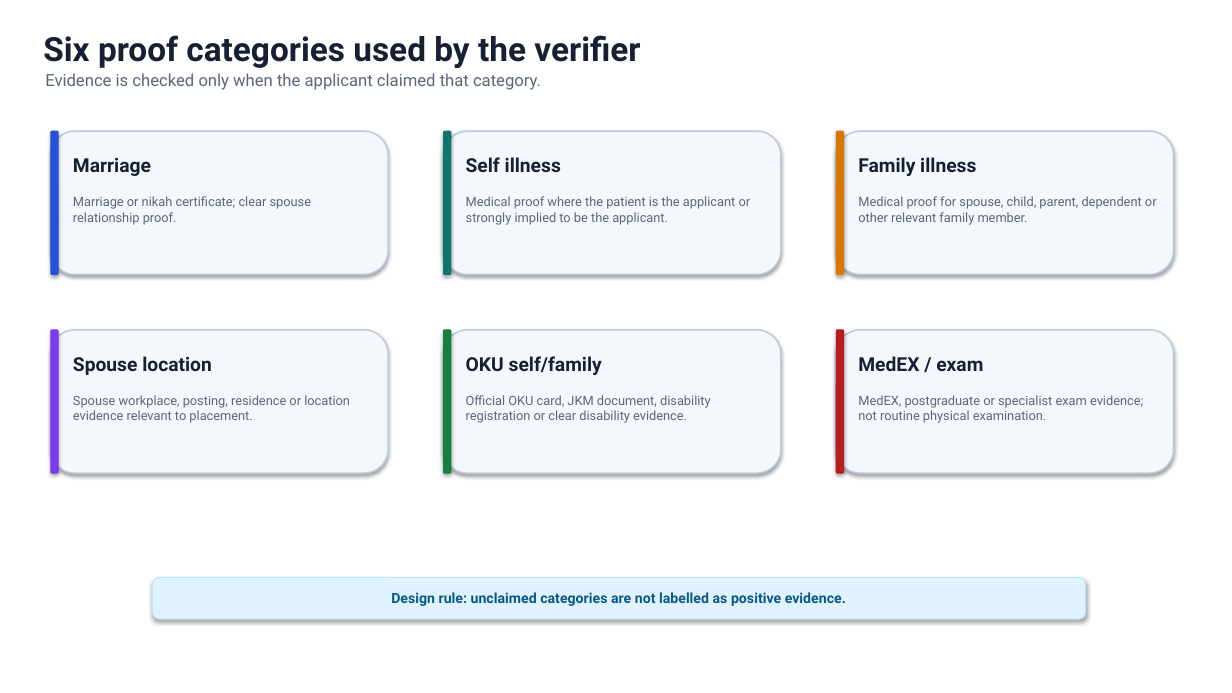
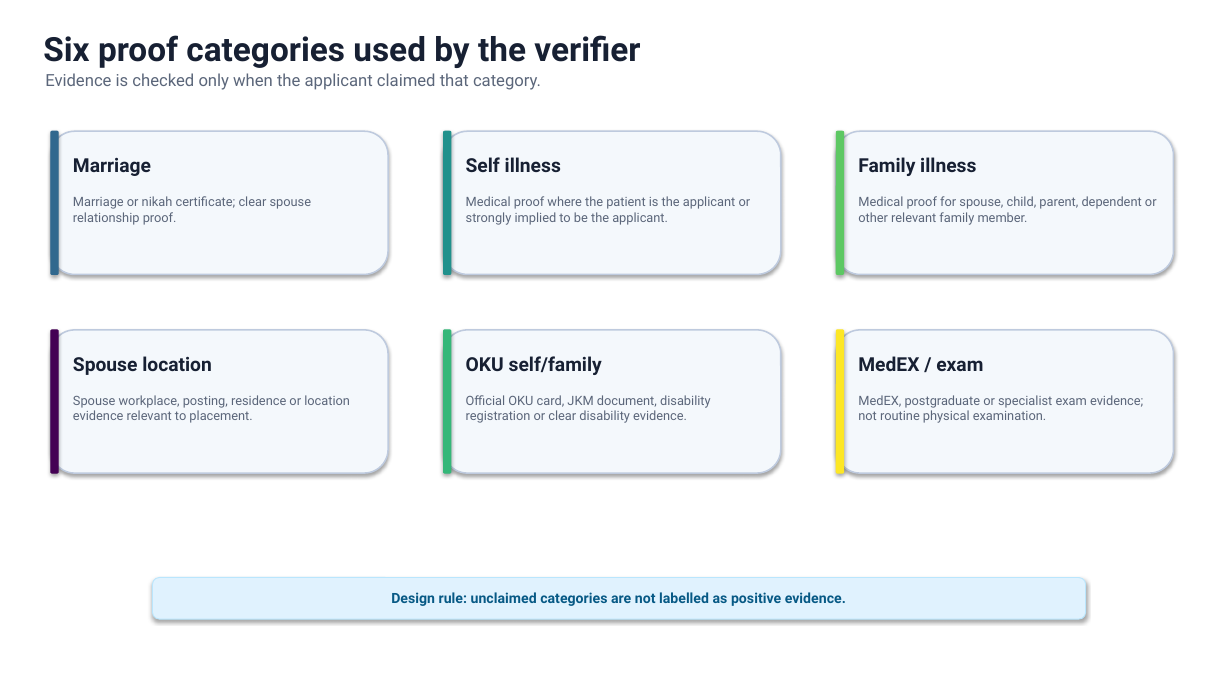
Before and after one commit to datateamdigitalhealthdivision/eplacement-kyc-verifier, a slide deck: slide 2 of manuscripts/eplacement_kyc_v4_1_validation/editable_figures_1_4.pptx. Drawn at 1232x693 pixels with LibreOffice and Linux fonts; fonts in the diff are those of the drawing. Boxes give left, top, right and bottom in pixels: in the first picture for what was removed or moved away, otherwise in the second. Text is boxed around its words. In the diff, an @@ line names an element or a change of style, - is before the commit and + after.

```diff
--- a/manuscripts/eplacement_kyc_v4_1_validation/editable_figures_1_4.pptx
+++ b/manuscripts/eplacement_kyc_v4_1_validation/editable_figures_1_4.pptx
@@ rounded rectangle at box(51, 131, 58, 274): fill #2550D8 to #31688E; outline #2550D8 0.75 pt to #31688E 0.75 pt @@
@@ rounded rectangle at box(444, 131, 451, 274): fill #0F766E to #21918C; outline #0F766E 0.75 pt to #21918C 0.75 pt @@
@@ rounded rectangle at box(836, 131, 844, 274): fill #D97706 to #5DC863; outline #D97706 0.75 pt to #5DC863 0.75 pt @@
@@ rounded rectangle at box(51, 330, 58, 473): fill #7C3AED to #440154; outline #7C3AED 0.75 pt to #440154 0.75 pt @@
@@ rounded rectangle at box(444, 330, 451, 473): fill #15803D to #35B779; outline #15803D 0.75 pt to #35B779 0.75 pt @@
@@ rounded rectangle at box(836, 330, 844, 473): fill #B91C1C to #FDE725; outline #B91C1C 0.75 pt to #FDE725 0.75 pt @@
```
Also in this commit, not shown: 3 other slides changed, 11 other files.
